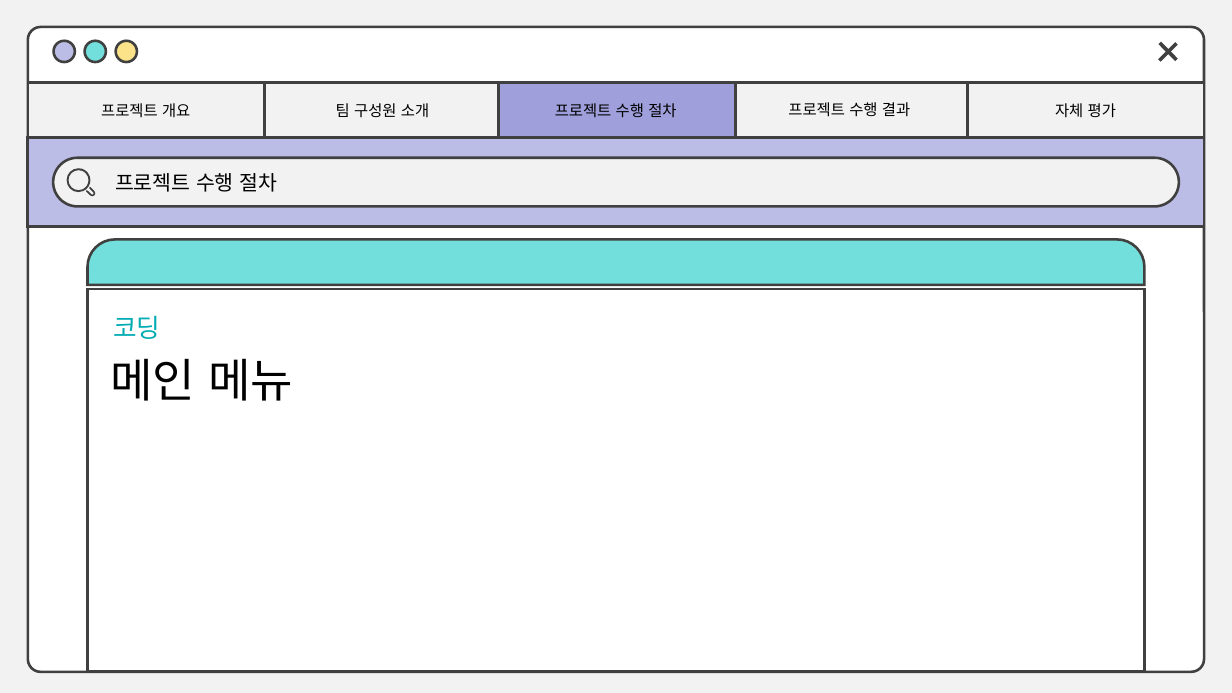
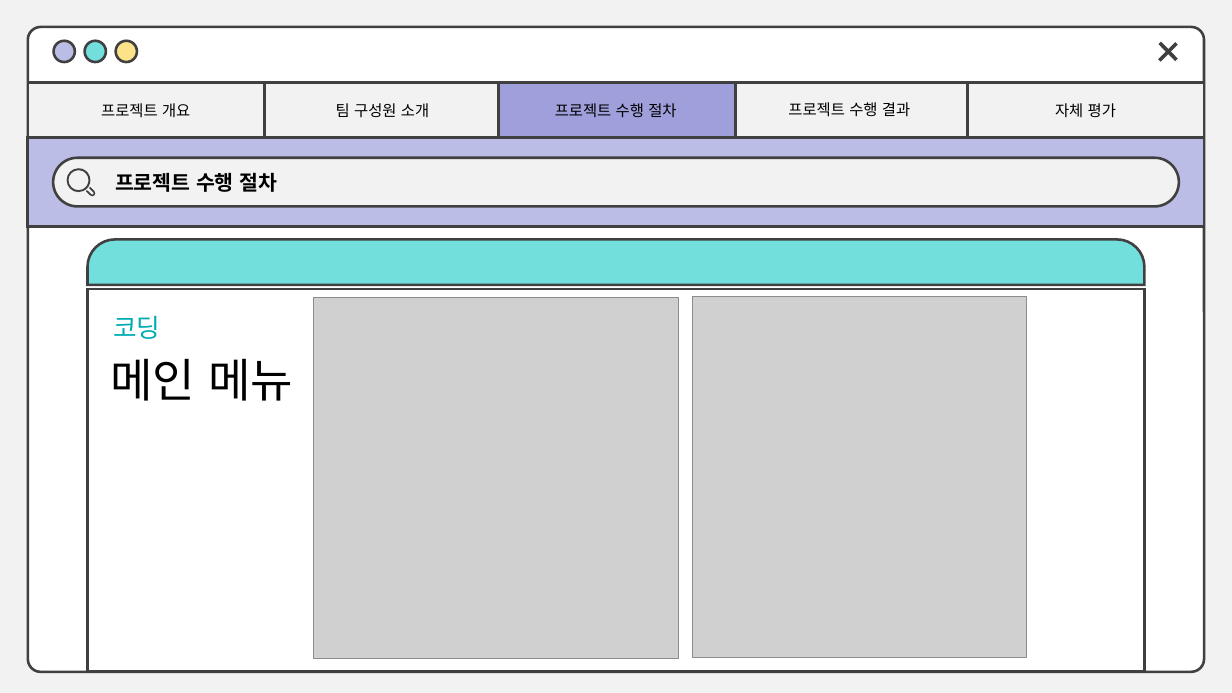
Before and after one commit to SangHa000/TEAMPROJECT1, a slide deck: slide 12 of 오피스 2016 발표용.pptx (slide 11 before the commit). Drawn at 1232x693 pixels with LibreOffice and Linux fonts; fonts in the diff are those of the drawing; grey boxes stand for pictures. Boxes give left, top, right and bottom in pixels: in the first picture for what was removed or moved away, otherwise in the second. Text is boxed around its words. In the diff, an @@ line names an element or a change of style, - is before the commit and + after.

```diff
--- a/오피스 2016 발표용.pptx
+++ b/오피스 2016 발표용.pptx
@@ text "프로젝트 수행 절차" at box(115, 172, 277, 192): bold on @@
@@ picture added at box(313, 299, 678, 659) @@
@@ picture added at box(692, 297, 1026, 657) @@
```
Also in this commit, not shown: 15 other slides changed, 1 slide removed.
